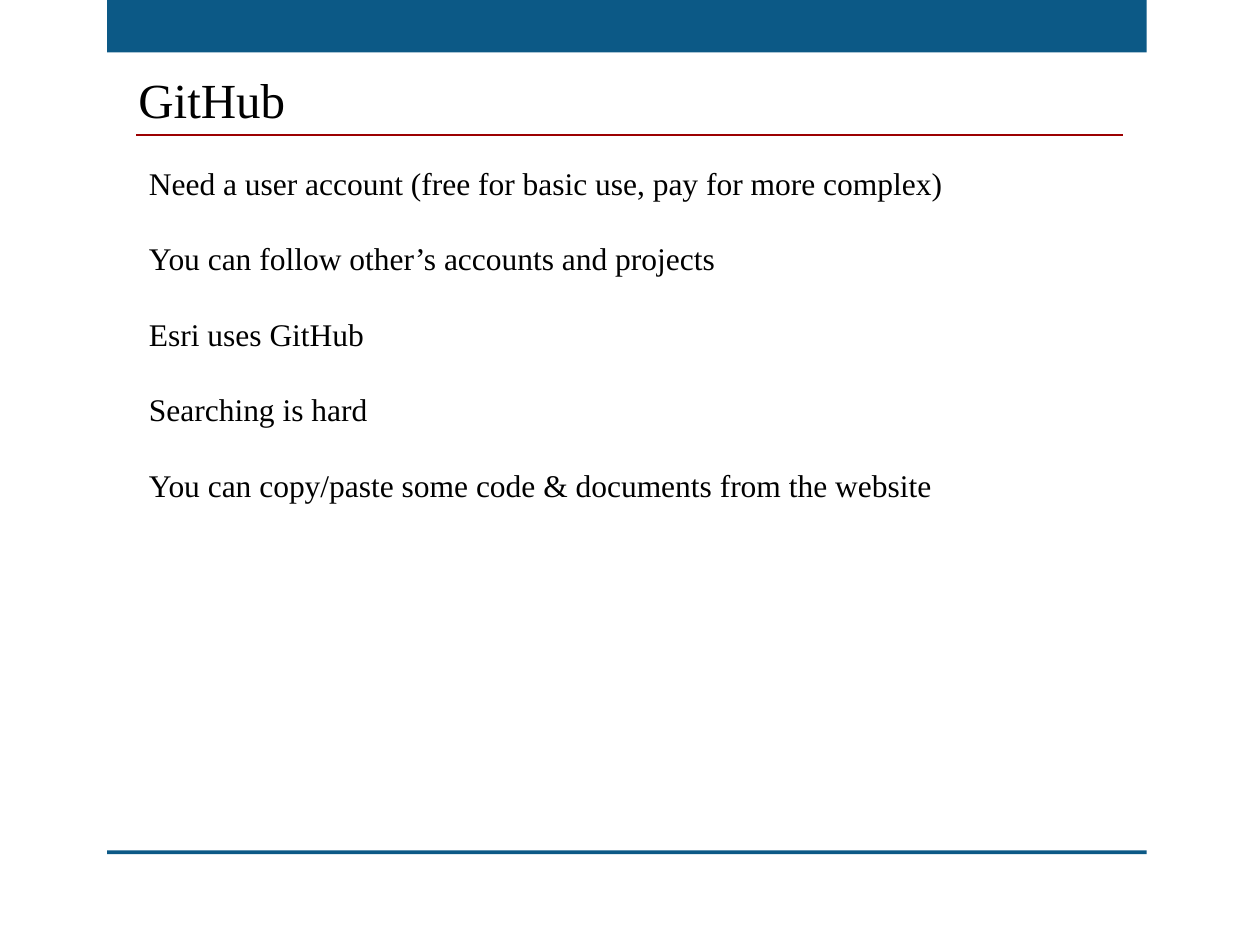
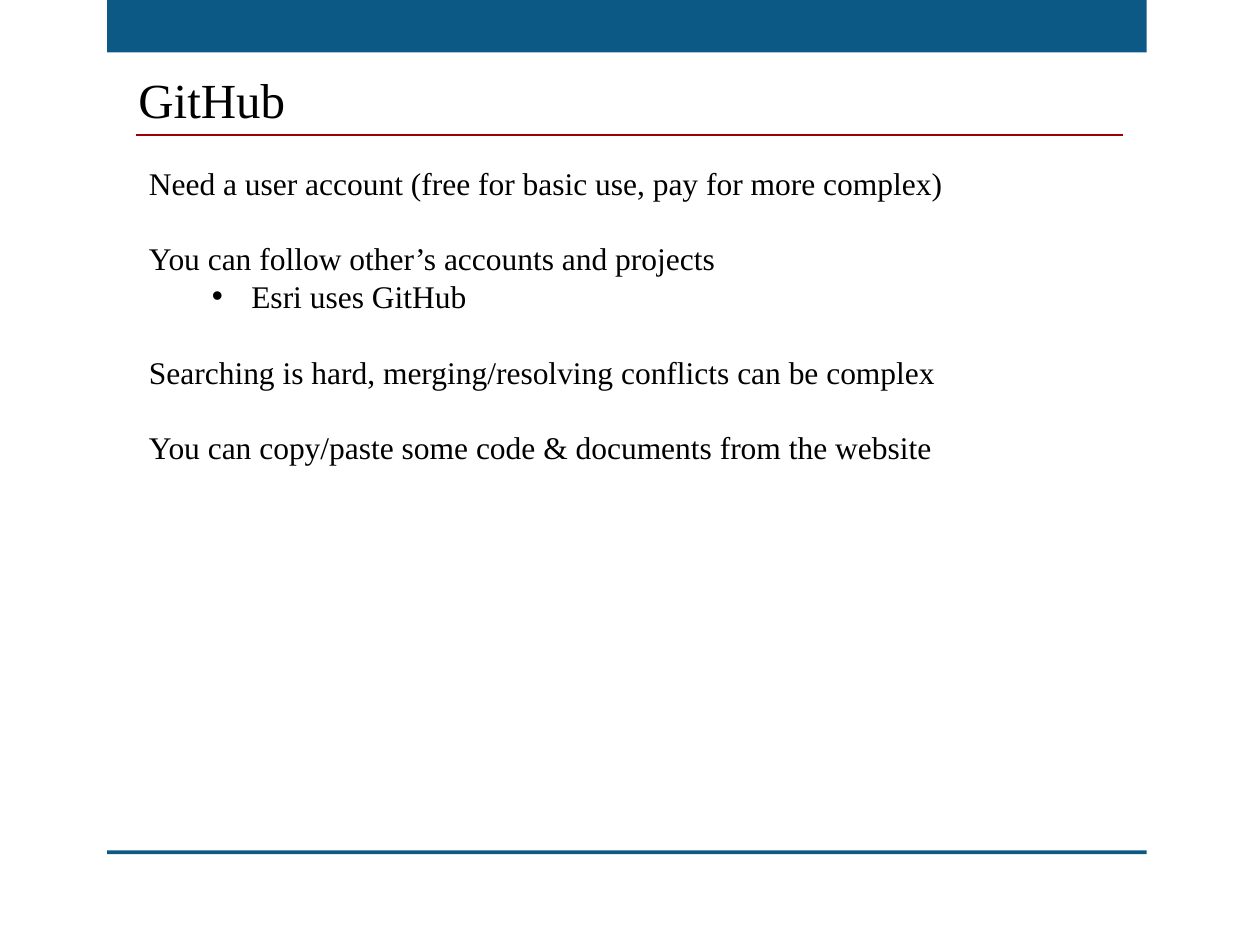
Before and after one commit to kansasgis/GithubWebinar_2015, a slide deck: slide 8 of MAGIC_GitHub_Webinar.pptx (slide 4 before the commit). Drawn at 1260x945 pixels with LibreOffice and Linux fonts; fonts in the diff are those of the drawing; background and template pictures are left out. Boxes give left, top, right and bottom in pixels: in the first picture for what was removed or moved away, otherwise in the second. Text is boxed around its words. In the diff, an @@ line names an element or a change of style, - is before the commit and + after.

```diff
--- a/MAGIC_GitHub_Webinar.pptx
+++ b/MAGIC_GitHub_Webinar.pptx
@@ text at box(251, 286, 466, 309): bullet none to •; list level 1 to 2 in "Esri uses GitHub" @@
@@ text at box(149, 362, 934, 390): text changed @@
-Searching is hard
+Searching is hard, merging/resolving conflicts can be complex
```
Also in this commit, not shown: 1 other slide changed, 4 slides added.
